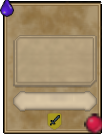
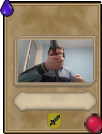
Comparing the layer stacks of the two 102x134 images. Changes:
added layer "Слой 2" above "card type" over bbox(18, 40, 93, 83)
